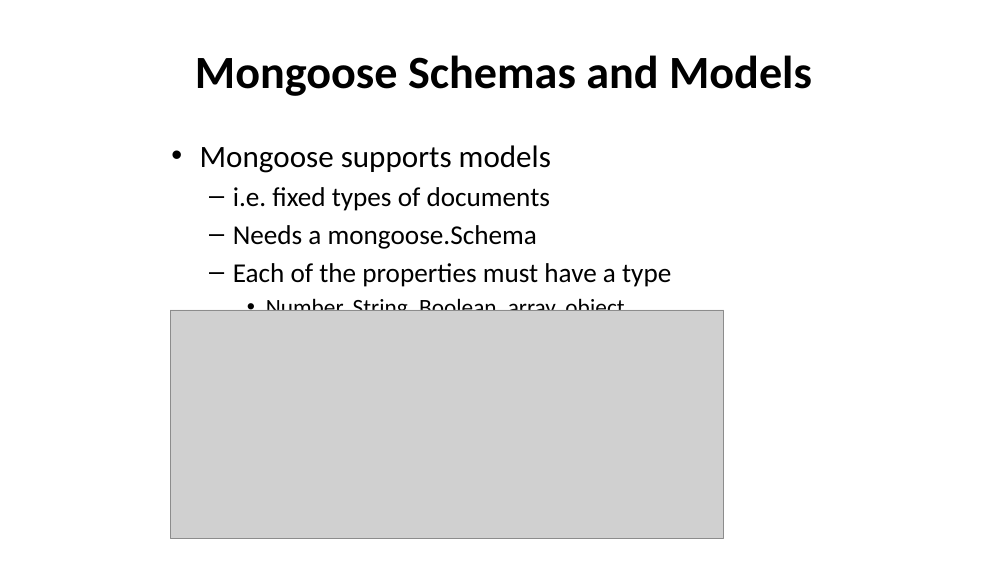
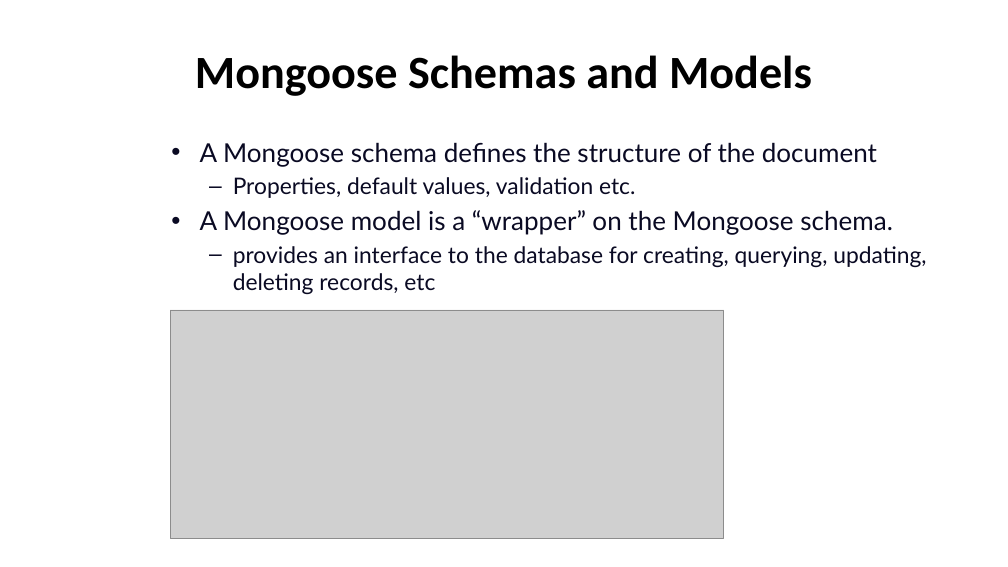
Before and after one commit to diarmuidoconnor/wad2, a slide deck: slide 20 of topic09/talk-0/mongoDB-2020.pptx. Drawn at 1008x567 pixels with LibreOffice and Linux fonts; fonts in the diff are those of the drawing; grey boxes stand for pictures. Boxes give left, top, right and bottom in pixels: in the first picture for what was removed or moved away, otherwise in the second. Text is boxed around its words. In the diff, an @@ line names an element or a change of style, - is before the commit and + after.

```diff
--- a/topic09/talk-0/mongoDB-2020.pptx
+++ b/topic09/talk-0/mongoDB-2020.pptx
@@ text at (200,142,926,294): text changed; size 25.9 to 21.7 pt; font Calibri to Lato; text colour #000000 to #0A0A23 @@
-• Mongoose supports models
-  – i.e. fixed types of documents
-  – Needs a mongoose.Schema
-  – Each of the properties must have a type
-    • Number, String, Boolean, array, object
+• A Mongoose schema defines the structure of the document
+  – Properties, default values, validation etc.
+• A Mongoose model is a “wrapper” on the Mongoose schema.
+  – provides an interface to the database for creating, querying, updating, deleting records, etc
```
Also in this commit, not shown: 2 other slides changed, 1 slide added, 37 other files.
